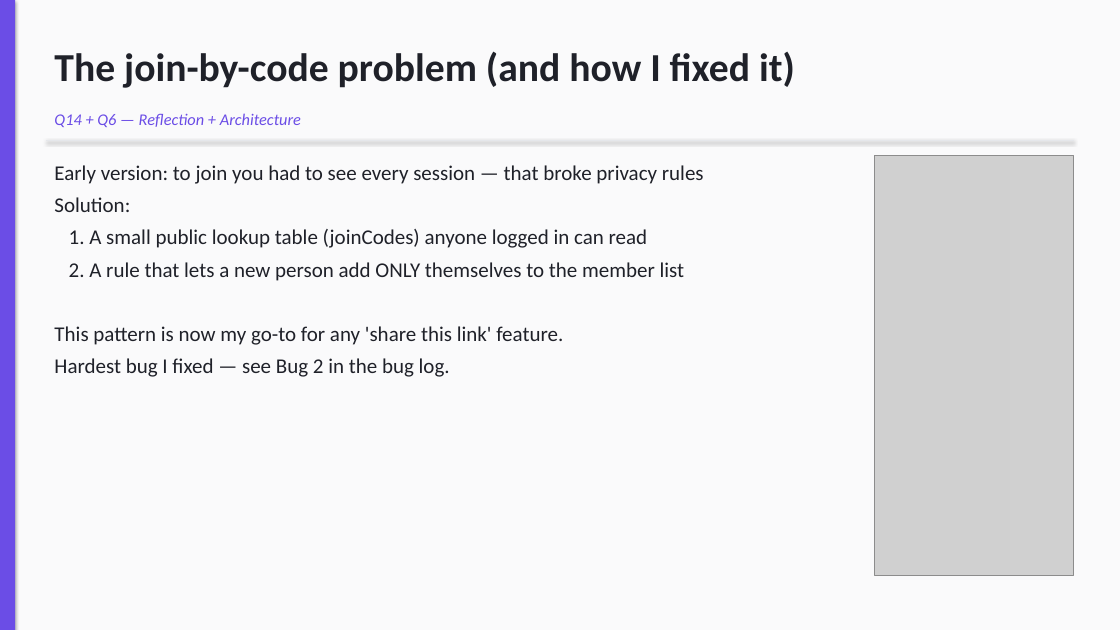
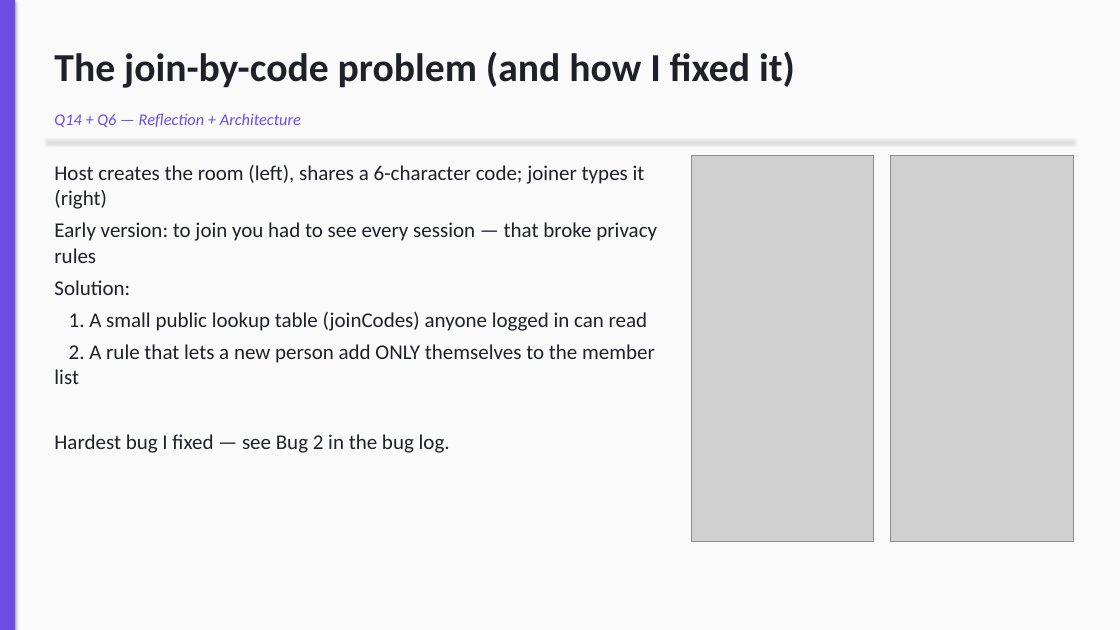
Before and after one commit to Tmaku18/vibzcheck-project2, a slide deck: slide 7 of submission/Vibzcheck_Presentation.pptx. Drawn at 1120x630 pixels with LibreOffice and Linux fonts; fonts in the diff are those of the drawing; grey boxes stand for pictures. Boxes give left, top, right and bottom in pixels: in the first picture for what was removed or moved away, otherwise in the second. Text is boxed around its words. In the diff, an @@ line names an element or a change of style, - is before the commit and + after.

Commit message:
slides: embed 4 new screenshots (chat, create+join, device B sync proof)
Slide 2 now shows the live demo as Device A (E85 has 1 upvote) next to
Device B (E85 has 2 after the joiner upvotes) -- proves the realtime
sync visually instead of describing it. Slide 5 gets the chat screen,
slide 7 gets the literal create + join screens, slide 8 gets the home
session list image to anchor the 'under 200 ms' claim.

Renderer now reads each PNG's true aspect (so the wider Device B
capture, which includes the emulator window chrome, no longer
distorts).

```diff
--- a/submission/Vibzcheck_Presentation.pptx
+++ b/submission/Vibzcheck_Presentation.pptx
@@ text at bbox=[54, 165, 645, 209]: paragraph added @@
+Host creates the room (left), shares a 6-character code; joiner types it (right)
@@ picture added at bbox=[691, 155, 875, 542] @@
@@ picture: place and size @@
-picture at bbox=[875, 155, 1074, 576]
+picture at bbox=[891, 155, 1074, 542]
@@ text at bbox=[54, 326, 563, 345]: paragraph removed @@
-This pattern is now my go-to for any 'share this link' feature.
```
Also in this commit, not shown: 3 other slides changed, 5 other files.
